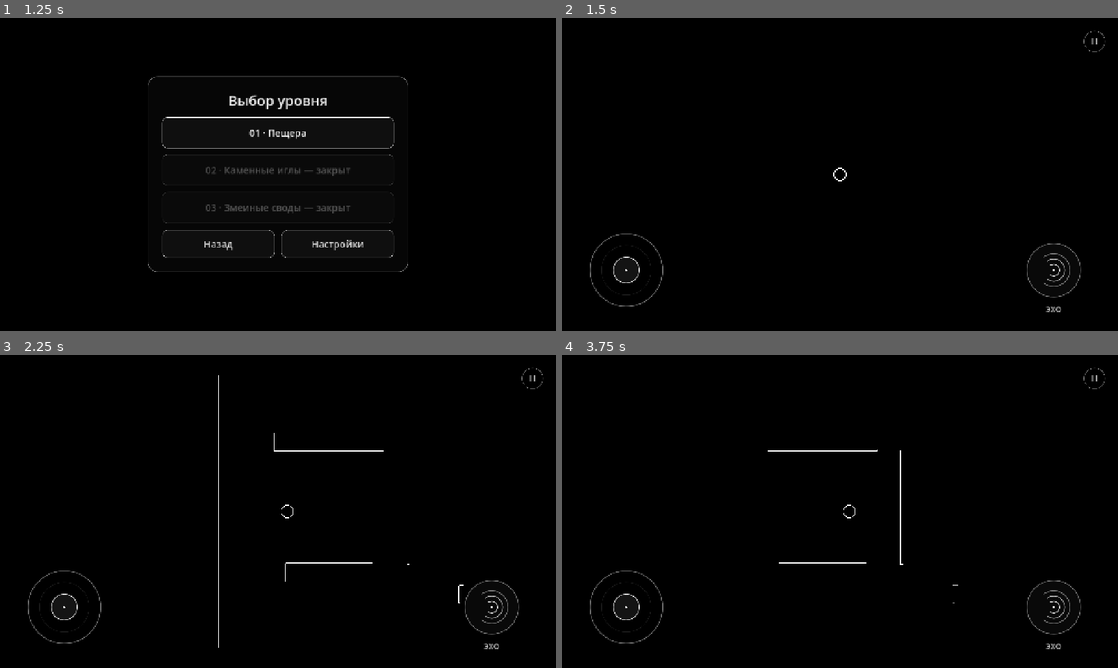
Above: before the commit, frames 1-4 (two rows, left to right).
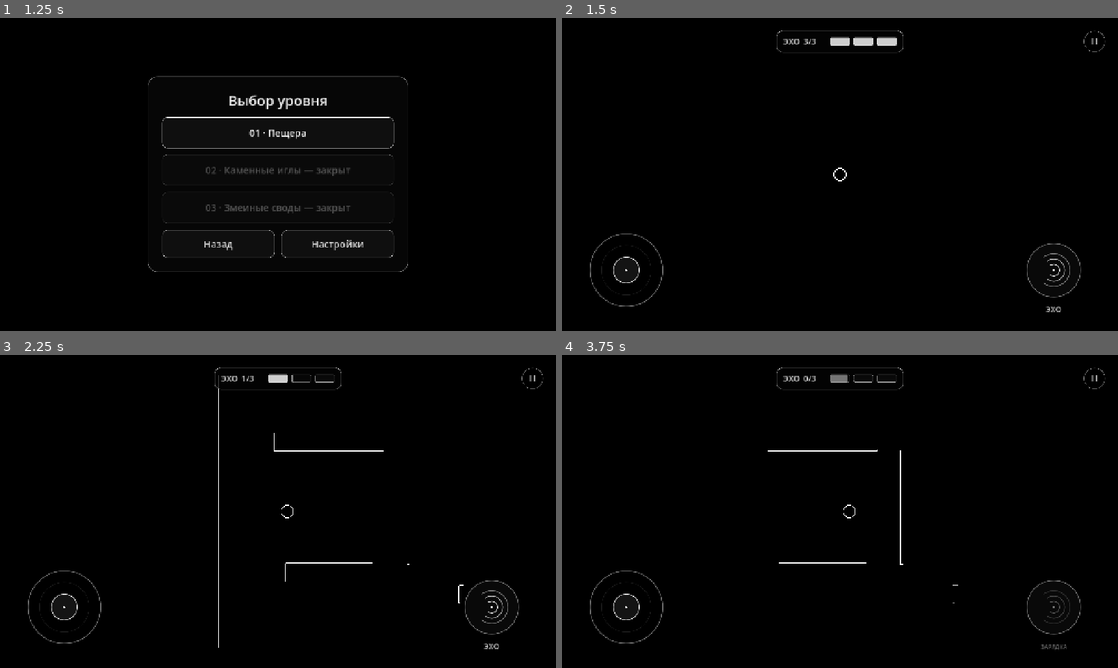
Above: after the commit, the same moments.

Repository: zhivushko/I-m_a_Bat
Game: Godot game, scene res://scenes/ui/MainMenu.tscn
Two runs of this game, one before a commit and one after it. Both use one fixed random seed, a clock stepped at 60 frames per second and the inputs below.
Inputs (mouse positions are in pixels of both pictures, inside the frame that each line leads up to):
- Up to frame 1 (1.25 s): click "Играть" at 0.5 s
- Up to frame 2 (1.5 s): click "01 · Пещера" at 1.25 s
- Up to frame 3 (2.25 s): tap Enter (ui_accept) at 2 s; move the mouse to (400, 495) at 2.02 s; hold Right (ui_right) from 2.03 s (still down); hold Enter (ui_accept) from 2.03 s (still down); click (400, 495) at 2.17 s
- Up to frame 4 (3.75 s): release Right (ui_right) at 2.75 s; release Enter (ui_accept) at 2.75 s; drag from (728, 527) to (812, 574) at 2.77 s; move the mouse to (895, 442) at 3.52 s; hold Right (ui_right) from 3.53 s (still down); hold Enter (ui_accept) from 3.53 s (still down); click (895, 442) at 3.67 s

Frame 1 is identical in both runs. In frame 2, 0.4% of the frame differs, in the area x 38-62%, y 4-11%; in frame 3, 0.3%; in frame 4, 0.4%.

Commit message:
feat: add three rechargeable sonar charges and a top HUD indicator

Diff:
--- a/scenes/player/player.gd
+++ b/scenes/player/player.gd
@@ -1,10 +1,15 @@
 extends CharacterBody2D
 
 const DEATH_EFFECT: PackedScene = preload("res://scenes/fx/DeathEffect.tscn")
+const MAX_SONAR_CHARGES: int = 3
+
+signal sonar_charges_changed(available: int, recharge_progress: float)
+signal sonar_blocked
 
 @export var speed: float = 220.0
 @export var step_interval: float = 0.45
 @export var sound_wave_scene: PackedScene = preload("res://scenes/fx/SoundWave.tscn")
+@export_range(0.25, 10.0, 0.25) var sonar_recharge_seconds: float = 2.0
 
 @export_group("Audio")
 @export var screech_sound: AudioStream
@@ -13,6 +18,8 @@
 var step_timer: float = 0.0
 var is_dead: bool = false
 var mobile_movement: Vector2 = Vector2.ZERO
+var sonar_charges: int = MAX_SONAR_CHARGES
+var sonar_recharge_elapsed: float = 0.0
 
 @onready var light: PointLight2D = $PointLight2D
 @onready var contour_line: Line2D = $Line2D
@@ -81,6 +88,7 @@
 func _physics_process(delta: float) -> void:
 	if is_dead:
 		return
+	_update_sonar_recharge(delta)
 	var input_dir = Input.get_vector("ui_left", "ui_right", "ui_up", "ui_down")
 
 	if input_dir == Vector2.ZERO:
@@ -153,8 +161,13 @@
 	mobile_movement = direction.limit_length(1.0)
 
 func stomp() -> void:
-	if is_dead:
-		return
+	if is_dead or get_tree().paused:
+		return
+	if sonar_charges <= 0:
+		sonar_blocked.emit()
+		return
+	sonar_charges -= 1
+	sonar_charges_changed.emit(sonar_charges, get_sonar_recharge_progress())
 	play_screech_sound()
 	spawn_sound_wave(8.5, 3.5, 64, 1.5)
 	shake_camera()
@@ -164,6 +177,23 @@
 			animated_sprite.play("stomp")
 		elif animated_sprite.sprite_frames.has_animation("attack"):
 			animated_sprite.play("attack")
+
+func _update_sonar_recharge(delta: float) -> void:
+	if sonar_charges >= MAX_SONAR_CHARGES:
+		return
+	var duration := maxf(0.25, sonar_recharge_seconds)
+	sonar_recharge_elapsed += delta
+	while sonar_recharge_elapsed >= duration and sonar_charges < MAX_SONAR_CHARGES:
+		sonar_recharge_elapsed -= duration
+		sonar_charges += 1
+	if sonar_charges == MAX_SONAR_CHARGES:
+		sonar_recharge_elapsed = 0.0
+	sonar_charges_changed.emit(sonar_charges, get_sonar_recharge_progress())
+
+func get_sonar_recharge_progress() -> float:
+	if sonar_charges >= MAX_SONAR_CHARGES:
+		return 0.0
+	return clampf(sonar_recharge_elapsed / maxf(0.25, sonar_recharge_seconds), 0.0, 1.0)
 
 func shake_camera() -> void:
 	if camera:
--- a/scenes/ui/MobileControls.tscn
+++ b/scenes/ui/MobileControls.tscn
@@ -1,7 +1,8 @@
-[gd_scene load_steps=3 format=3]
+[gd_scene load_steps=4 format=3]
 
 [ext_resource type="Script" path="res://scenes/ui/mobile_controls.gd" id="1_controls"]
 [ext_resource type="Theme" path="res://scenes/ui/menu_theme.tres" id="2_theme"]
+[ext_resource type="PackedScene" path="res://scenes/ui/SonarChargeBar.tscn" id="3_charge_bar"]
 
 [node name="MobileControls" type="Control"]
 process_mode = 3
@@ -14,6 +15,8 @@
 mouse_filter = 2
 theme = ExtResource("2_theme")
 script = ExtResource("1_controls")
+
+[node name="SonarChargeBar" parent="." instance=ExtResource("3_charge_bar")]
 
 [node name="PausePanel" type="ColorRect" parent="."]
 visible = false
--- /dev/null
+++ b/scenes/ui/SonarChargeBar.tscn
@@ -0,0 +1,109 @@
+[gd_scene load_steps=5 format=3]
+
+[ext_resource type="Script" path="res://scenes/ui/sonar_charge_bar.gd" id="1_bar"]
+
+[sub_resource type="StyleBoxFlat" id="Panel"]
+bg_color = Color(0.015, 0.015, 0.015, 0.75)
+border_width_left = 1
+border_width_top = 1
+border_width_right = 1
+border_width_bottom = 1
+border_color = Color(1, 1, 1, 0.3)
+corner_radius_top_left = 14
+corner_radius_top_right = 14
+corner_radius_bottom_left = 14
+corner_radius_bottom_right = 14
+
+[sub_resource type="StyleBoxFlat" id="EmptyCharge"]
+bg_color = Color(1, 1, 1, 0.025)
+border_width_left = 1
+border_width_top = 1
+border_width_right = 1
+border_width_bottom = 1
+border_color = Color(1, 1, 1, 0.28)
+corner_radius_top_left = 3
+corner_radius_top_right = 3
+corner_radius_bottom_left = 3
+corner_radius_bottom_right = 3
+
+[sub_resource type="StyleBoxFlat" id="FilledCharge"]
+bg_color = Color(1, 1, 1, 0.8)
+corner_radius_top_left = 3
+corner_radius_top_right = 3
+corner_radius_bottom_left = 3
+corner_radius_bottom_right = 3
+
+[node name="SonarChargeBar" type="PanelContainer"]
+custom_minimum_size = Vector2(292, 52)
+offset_right = 292.0
+offset_bottom = 52.0
+mouse_filter = 2
+theme_override_styles/panel = SubResource("Panel")
+script = ExtResource("1_bar")
+
+[node name="Margin" type="MarginContainer" parent="."]
+layout_mode = 2
+mouse_filter = 2
+theme_override_constants/margin_left = 14
+theme_override_constants/margin_right = 14
+theme_override_constants/margin_top = 12
+theme_override_constants/margin_bottom = 12
+
+[node name="Row" type="HBoxContainer" parent="Margin"]
+layout_mode = 2
+mouse_filter = 2
+theme_override_constants/separation = 14
+
+[node name="Counter" type="Label" parent="Margin/Row"]
+custom_minimum_size = Vector2(94, 0)
+layout_mode = 2
+mouse_filter = 2
+theme_override_colors/font_color = Color(1, 1, 1, 0.85)
+theme_override_font_sizes/font_size = 18
+text = "ЭХО  3/3"
+vertical_alignment = 1
+
+[node name="Charges" type="HBoxContainer" parent="Margin/Row"]
+layout_mode = 2
+mouse_filter = 2
+size_flags_horizontal = 3
+theme_override_constants/separation = 8
+
+[node name="Charge1" type="ProgressBar" parent="Margin/Row/Charges"]
+custom_minimum_size = Vector2(46, 18)
+layout_mode = 2
+mouse_filter = 2
+size_flags_horizontal = 3
+size_flags_vertical = 4
+theme_override_styles/background = SubResource("EmptyCharge")
+theme_override_styles/fill = SubResource("FilledCharge")
+max_value = 1.0
+step = 0.001
+value = 1.0
+show_percentage = false
+
+[node name="Charge2" type="ProgressBar" parent="Margin/Row/Charges"]
+custom_minimum_size = Vector2(46, 18)
+layout_mode = 2
+mouse_filter = 2
+size_flags_horizontal = 3
+size_flags_vertical = 4
+theme_override_styles/background = SubResource("EmptyCharge")
+theme_override_styles/fill = SubResource("FilledCharge")
+max_value = 1.0
+step = 0.001
+value = 1.0
+show_percentage = false
+
+[node name="Charge3" type="ProgressBar" parent="Margin/Row/Charges"]
+custom_minimum_size = Vector2(46, 18)
+layout_mode = 2
+mouse_filter = 2
+size_flags_horizontal = 3
+size_flags_vertical = 4
+theme_override_styles/background = SubResource("EmptyCharge")
+theme_override_styles/fill = SubResource("FilledCharge")
+max_value = 1.0
+step = 0.001
+value = 1.0
+show_percentage = false
--- a/scenes/ui/mobile_controls.gd
+++ b/scenes/ui/mobile_controls.gd
@@ -13,6 +13,7 @@
 @onready var levels_button: Button = $PausePanel/Center/Panel/Margin/Buttons/Levels
 @onready var settings_button: Button = $PausePanel/Center/Panel/Margin/Buttons/Settings
 @onready var main_menu_button: Button = $PausePanel/Center/Panel/Margin/Buttons/MainMenu
+@onready var charge_bar: PanelContainer = $SonarChargeBar
 
 var movement: Vector2 = Vector2.ZERO
 var joystick_center: Vector2
@@ -26,6 +27,7 @@
 var sonar_flash: float = 0.0
 var owns_pause: bool = false
 var player: CharacterBody2D
+var sonar_available: bool = true
 
 func _ready() -> void:
 	resized.connect(_update_layout)
@@ -40,6 +42,16 @@
 	player = target
 	movement_changed.connect(player.set_mobile_movement)
 	sonar_pressed.connect(player.stomp)
+	player.sonar_charges_changed.connect(_on_sonar_charges_changed)
+	player.sonar_blocked.connect(charge_bar.flash_empty)
+	_on_sonar_charges_changed(player.sonar_charges, player.get_sonar_recharge_progress())
+
+func _on_sonar_charges_changed(available: int, progress: float) -> void:
+	var was_available := sonar_available
+	sonar_available = available > 0
+	charge_bar.set_charges(available, progress)
+	if was_available != sonar_available:
+		queue_redraw()
 
 func _process(delta: float) -> void:
 	var blocked: bool = not is_instance_valid(player) or player.get("is_dead") == true
@@ -68,6 +80,9 @@
 	joystick_center = Vector2(insets.x + 148.0 * ui_scale, bottom)
 	sonar_center = Vector2(size.x - insets.z - 148.0 * ui_scale, bottom)
 	pause_center = Vector2(size.x - insets.z - 54.0 * ui_scale, insets.y + 54.0 * ui_scale)
+	charge_bar.scale = Vector2.ONE * ui_scale
+	charge_bar.position = Vector2((insets.x + size.x - insets.z - charge_bar.size.x * ui_scale) * 0.5,
+		insets.y + 28.0 * ui_scale)
 	queue_redraw()
 
 func _draw() -> void:
@@ -81,15 +96,16 @@
 	draw_circle(knob, 27.0 * touch_scale, Color(1, 1, 1, 0.08))
 	draw_arc(knob, 27.0 * touch_scale, 0.0, TAU, 48, active, 1.5 * touch_scale, true)
 	draw_circle(knob, 2.0 * touch_scale, active)
-	var echo_active := sonar_pointer != -1 or sonar_flash > 0.0
+	var echo_active := sonar_available and (sonar_pointer != -1 or sonar_flash > 0.0)
 	draw_circle(sonar_center, 56.0 * touch_scale, Color(1, 1, 1, 0.13 if echo_active else 0.035))
 	draw_arc(sonar_center, 56.0 * touch_scale, 0.0, TAU, 64, active if echo_active else white, 1.5 * touch_scale, true)
 	for index in range(3):
 		draw_arc(sonar_center, (12.0 + index * 11.0) * touch_scale, -PI * 0.7, PI * 0.7, 32,
-			Color(1, 1, 1, 0.85 - index * 0.2), 1.6 * touch_scale, true)
-	draw_circle(sonar_center, 3.0 * touch_scale, active)
+			Color(1, 1, 1, (0.85 - index * 0.2) * (1.0 if sonar_available else 0.35)), 1.6 * touch_scale, true)
+	draw_circle(sonar_center, 3.0 * touch_scale, active if sonar_available else white)
 	draw_string(ThemeDB.fallback_font, sonar_center + Vector2(-60, 88) * touch_scale,
-		"ЭХО", HORIZONTAL_ALIGNMENT_CENTER, 120.0 * touch_scale, int(16 * touch_scale), active)
+		"ЭХО" if sonar_available else "ЗАРЯДКА", HORIZONTAL_ALIGNMENT_CENTER,
+		120.0 * touch_scale, int((16 if sonar_available else 12) * touch_scale), active if sonar_available else white)
 	draw_circle(pause_center, 24.0 * ui_scale, Color(0, 0, 0, 0.25))
 	draw_arc(pause_center, 24.0 * ui_scale, 0.0, TAU, 48, white, ui_scale, true)
 	for x in [-5.0, 5.0]:
@@ -131,7 +147,7 @@
 		return true
 	if sonar_pointer == -1 and point.distance_to(sonar_center) <= 72.0 * touch_scale:
 		sonar_pointer = pointer
-		sonar_flash = 0.16
+		sonar_flash = 0.16 if sonar_available else 0.0
 		sonar_pressed.emit()
 		queue_redraw()
 		return true
--- /dev/null
+++ b/scenes/ui/sonar_charge_bar.gd
@@ -0,0 +1,23 @@
+extends PanelContainer
+
+@onready var counter: Label = $Margin/Row/Counter
+@onready var charge_cells: Array[ProgressBar] = [
+	$Margin/Row/Charges/Charge1,
+	$Margin/Row/Charges/Charge2,
+	$Margin/Row/Charges/Charge3
+]
+
+var feedback_tween: Tween
+
+func set_charges(available: int, progress: float) -> void:
+	counter.text = "ЭХО  %d/%d" % [available, charge_cells.size()]
+	for index in range(charge_cells.size()):
+		charge_cells[index].value = 1.0 if index < available else (progress if index == available else 0.0)
+		charge_cells[index].modulate.a = 0.55 if index == available else 1.0
+
+func flash_empty() -> void:
+	if feedback_tween and feedback_tween.is_running():
+		feedback_tween.kill()
+	counter.modulate.a = 0.35
+	feedback_tween = create_tween()
+	feedback_tween.tween_property(counter, "modulate:a", 1.0, 0.22)
--- a/tests/test_mobile_controls.gd
+++ b/tests/test_mobile_controls.gd
@@ -164,6 +164,8 @@
 			await process_frame
 		var screen := Rect2(Vector2.ZERO, controls.size)
 		check(screen.has_point(controls.joystick_center) and screen.has_point(controls.sonar_center) and screen.has_point(controls.pause_center), "Touch controls stay on screen after resizing to " + str(window_size))
+		check(screen.encloses(controls.charge_bar.get_global_rect()), "The charge indicator stays within the resized viewport")
+		check(controls.charge_bar.get_global_rect().end.x < controls.pause_center.x - 34.0 * controls.ui_scale, "The charge indicator stays clear of the pause button")
 		touch(30, controls.joystick_center + Vector2(56 * controls.touch_scale, 0), true)
 		check(controls.movement.x > 0.99, "Physical touch coordinates still hit the joystick at " + str(window_size))
 		touch(30, controls.joystick_center, false)
--- /dev/null
+++ b/tests/test_sonar_charges.gd
@@ -0,0 +1,97 @@
+# Run: Godot --headless --path . --fixed-fps 60 --audio-driver Dummy --script res://tests/test_sonar_charges.gd
+extends SceneTree
+
+var failed: bool = false
+
+func _initialize() -> void:
+	run.call_deferred()
+
+func check(condition: bool, message: String) -> void:
+	if condition:
+		print("PASS: ", message)
+	else:
+		failed = true
+		push_error(message)
+
+func waves(scene: Node) -> int:
+	return scene.get_children().filter(func(node): return node.has_method("cast_echolocation_rays")).size()
+
+func touch(index: int, point: Vector2, pressed: bool) -> void:
+	var event := InputEventScreenTouch.new()
+	event.index = index
+	event.position = root.get_final_transform() * point
+	event.pressed = pressed
+	Input.parse_input_event(event)
+	Input.flush_buffered_events()
+
+func run() -> void:
+	root.size = Vector2i(1280, 720)
+	var scene = load("res://scenes/level/level_1.tscn").instantiate()
+	root.add_child(scene)
+	current_scene = scene
+	for frame in range(3):
+		await process_frame
+	var player = scene.get_node("Player")
+	var controls = scene.get_node("UI/MobileControls")
+	var bar = controls.charge_bar
+	check(player.sonar_charges == 3 and bar.counter.text == "ЭХО  3/3", "A level starts with three visible charges")
+	for cell in bar.charge_cells:
+		check(cell.value == 1.0, "An available charge is shown as a full segment")
+	for shot in range(3):
+		player.stomp()
+	check(player.sonar_charges == 0 and waves(scene) == 3, "Three immediate screams consume the entire reserve")
+	check(bar.counter.text == "ЭХО  0/3" and not controls.sonar_available, "HUD and echo button immediately reflect an empty reserve")
+	var pitch: float = player.screech_audio.pitch_scale
+	player.stomp()
+	check(waves(scene) == 3 and player.screech_audio.pitch_scale == pitch, "A fourth scream creates no wave or new scream pitch")
+	touch(5, controls.sonar_center, true)
+	touch(5, controls.sonar_center, false)
+	check(waves(scene) == 3 and player.sonar_charges == 0, "The touch button cannot bypass an empty reserve")
+	for frame in range(60):
+		await physics_frame
+	check(player.sonar_charges == 0 and absf(player.get_sonar_recharge_progress() - 0.5) < 0.025, "Recharging progresses gradually rather than restoring a charge instantly")
+	check(absf(bar.charge_cells[0].value - 0.5) < 0.025 and bar.charge_cells[1].value == 0.0, "Only the next missing segment fills during recharge")
+	controls._open_pause()
+	var paused_progress: float = player.get_sonar_recharge_progress()
+	player.stomp()
+	for frame in range(120):
+		await process_frame
+	check(player.sonar_charges == 0 and player.get_sonar_recharge_progress() == paused_progress, "Pause stops recharge and blocks screaming")
+	controls._resume()
+	for frame in range(65):
+		await physics_frame
+	check(player.sonar_charges == 1 and controls.sonar_available, "One charge becomes usable after two active seconds")
+	check(bar.charge_cells[0].value == 1.0 and bar.charge_cells[1].value < 0.1, "The HUD advances to filling the second charge")
+	var progress_before: float = player.get_sonar_recharge_progress()
+	player.stomp()
+	check(player.sonar_charges == 0 and player.get_sonar_recharge_progress() == progress_before, "Using a restored charge preserves current recharge progress")
+	for frame in range(400):
+		await physics_frame
+	check(player.sonar_charges == 3 and player.get_sonar_recharge_progress() == 0.0, "Charges restore one at a time up to the maximum of three")
+	for cell in bar.charge_cells:
+		check(cell.value == 1.0, "Every segment is full once recovery completes")
+	for frame in range(150):
+		await physics_frame
+	for shot in range(3):
+		player.stomp()
+	for frame in range(30):
+		await physics_frame
+	check(player.sonar_charges == 0 and player.get_sonar_recharge_progress() < 0.3, "Idle time at full capacity does not bank extra charges")
+	player.die()
+	for frame in range(4):
+		await process_frame
+	check(not controls.visible, "The charge bar hides with controls during death")
+	for frame in range(150):
+		await process_frame
+	var fresh_player = current_scene.get_node("Player")
+	var fresh_controls = current_scene.get_node("UI/MobileControls")
+	check(not paused and fresh_player.sonar_charges == 3 and fresh_controls.charge_bar.counter.text == "ЭХО  3/3", "Respawn resets the charge reserve and HUD")
+	root.get_node("GameManager").load_level(2)
+	for frame in range(5):
+		await process_frame
+	check(current_scene.get_node("Player").sonar_charges == 3, "A new level starts with its own full reserve")
+	current_scene.queue_free()
+	await process_frame
+	if not failed:
+		print("ALL SONAR CHARGE CHECKS PASSED")
+	quit(1 if failed else 0)
Not shown, added: scenes/ui/sonar_charge_bar.gd.uid
Not shown, added: tests/test_sonar_charges.gd.uid
